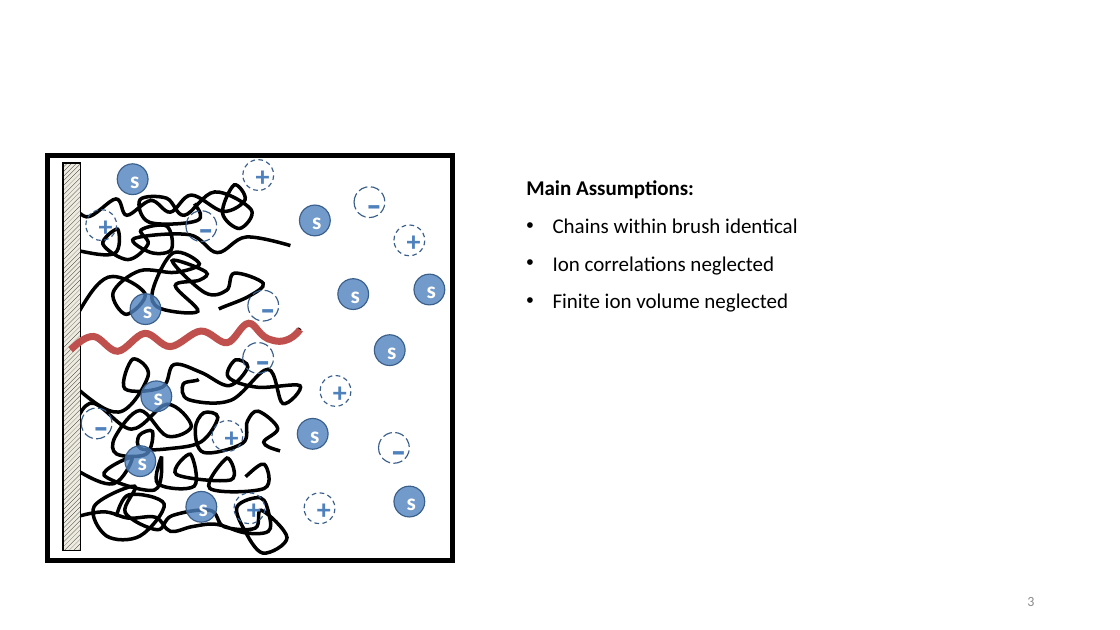
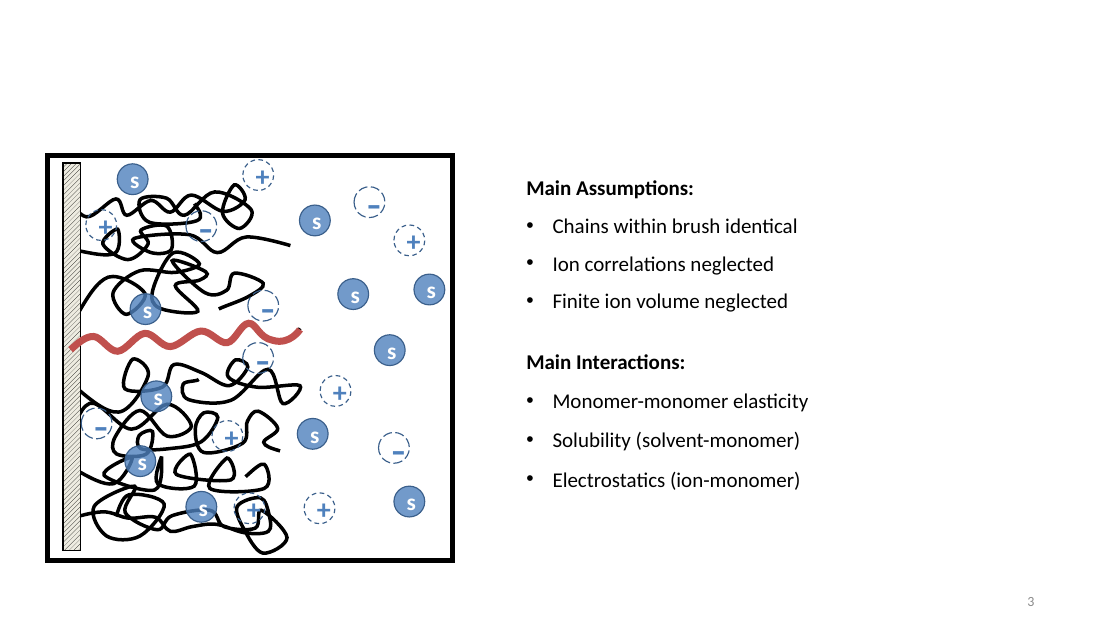
Before and after one commit to tyokokur/presentations, a slide deck: slide 3 of quals.pptx. Drawn at 1120x630 pixels with LibreOffice and Linux fonts; fonts in the diff are those of the drawing; background and template pictures are left out. Boxes give left, top, right and bottom in pixels: in the first picture for what was removed or moved away, otherwise in the second. Text is boxed around its words. In the diff, an @@ line names an element or a change of style, - is before the commit and + after.

Commit message:
autocommit

```diff
--- a/quals.pptx
+++ b/quals.pptx
@@ text added at [526,354,808,490], 18 pt, text #000000 @@
+Main Interactions:
+• Monomer-monomer elasticity
+• Solubility (solvent-monomer)
+• Electrostatics (ion-monomer)
```
